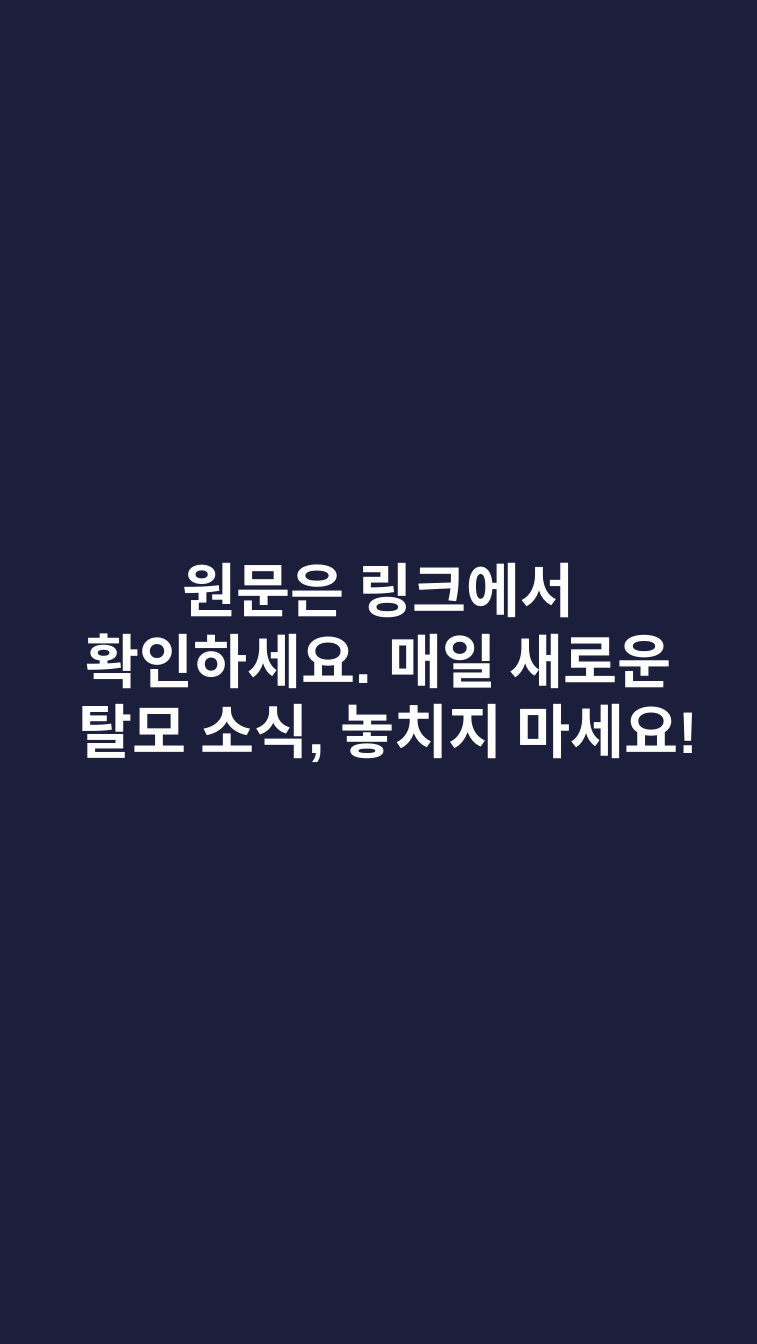
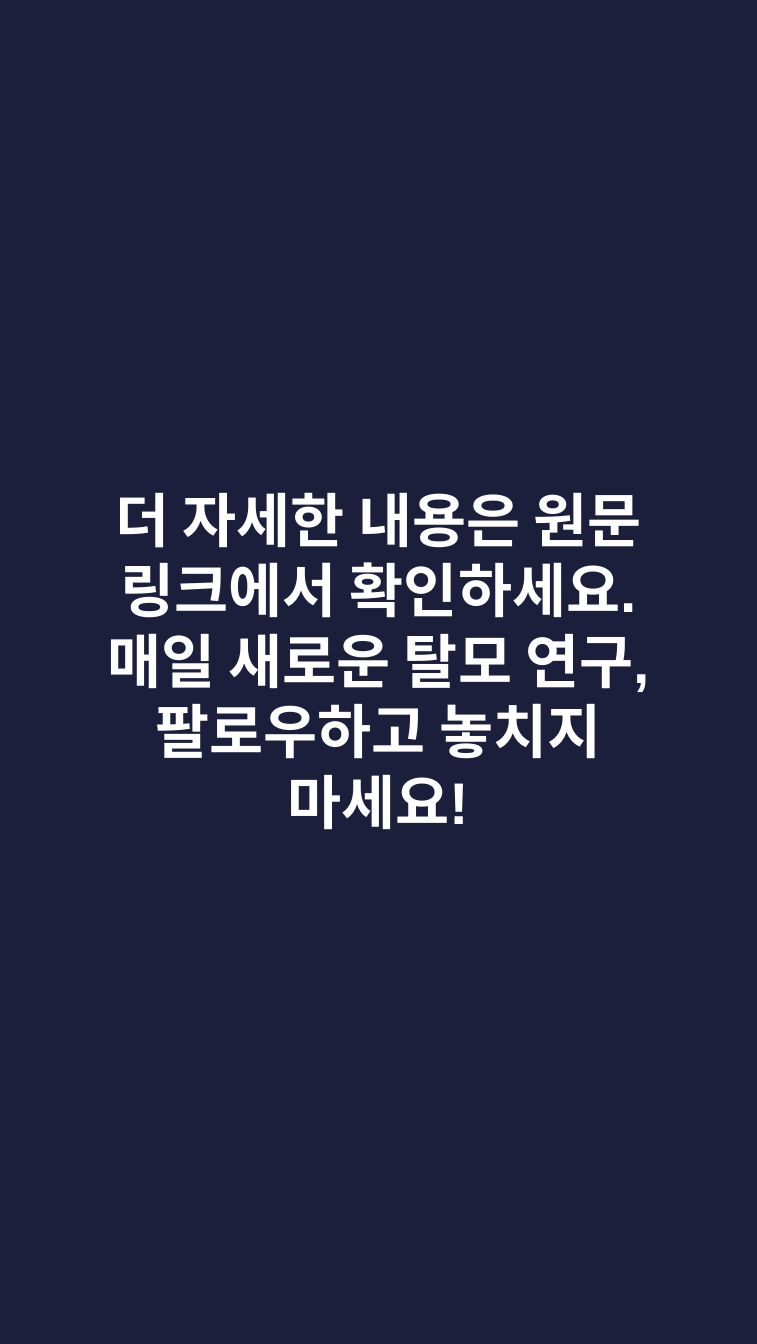
Before and after one commit to hyokang2010-BJ-ANTH/product-builder-test, a slide deck: slide 6 of data/2026-09-13/slides.pptx (slide 5 before the commit). Drawn at 757x1344 pixels with LibreOffice and Linux fonts; fonts in the diff are those of the drawing. Boxes give left, top, right and bottom in pixels: in the first picture for what was removed or moved away, otherwise in the second. Text is boxed around its words. In the diff, an @@ line names an element or a change of style, - is before the commit and + after.

```diff
--- a/data/2026-09-13/slides.pptx
+++ b/data/2026-09-13/slides.pptx
@@ text at [107,492,649,830]: text changed @@
-원문은 링크에서 확인하세요. 매일 새로운 탈모 소식, 놓치지 마세요!
+더 자세한 내용은 원문 링크에서 확인하세요. 매일 새로운 탈모 연구, 팔로우하고 놓치지 마세요!
```
Also in this commit, not shown: 2 other slides changed, 5 slides added, 2 slides removed, 23 other files.
